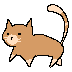
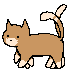
Two versions of the same layered image (w=72, h=72). Layer-by-layer changes:
removed layer "圖層 1" over (x1=2, y1=4, x2=69, y2=68)
added layer "Cat3" (1st of 3) above "Cat3" over (x1=2, y1=11, x2=64, y2=69)
added layer "Cat3" (2nd of 3) above "Cat3" over (x1=2, y1=4, x2=67, y2=69)
added layer "Cat3" (3rd of 3) over (x1=2, y1=11, x2=64, y2=69)
